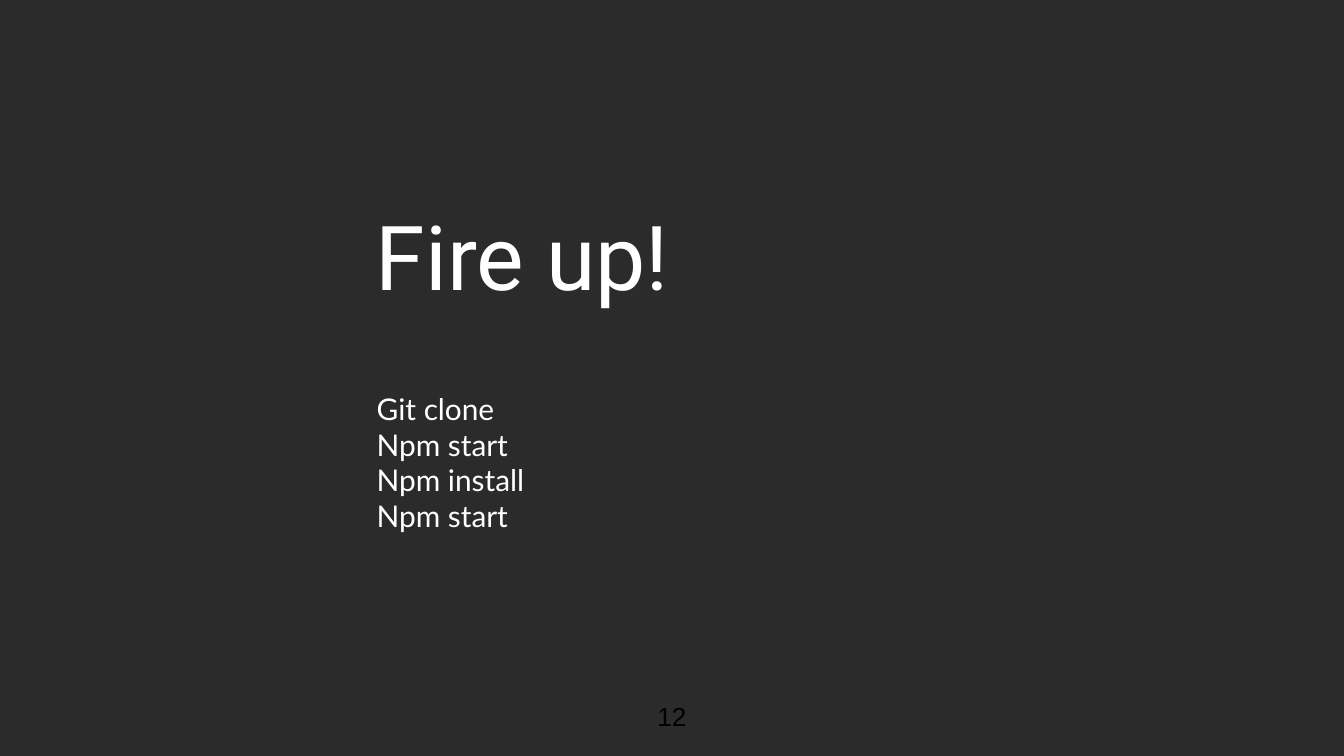
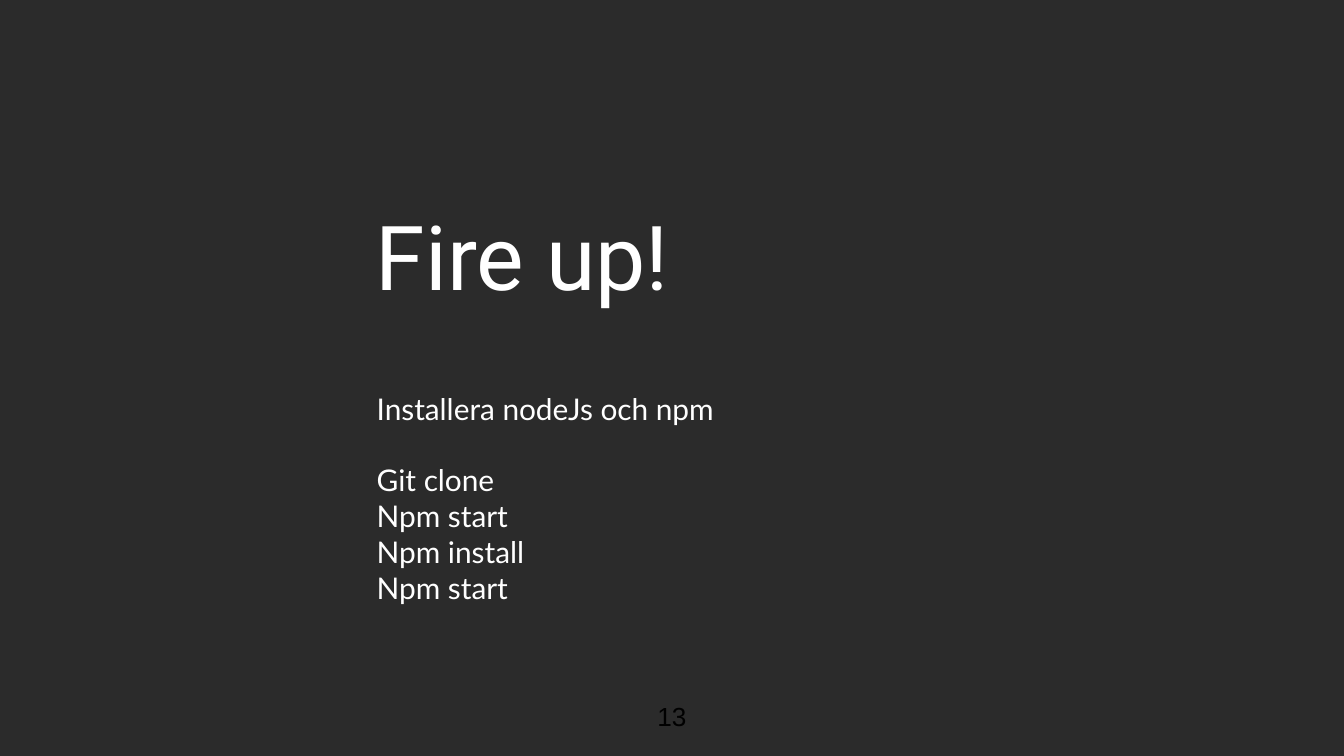
Before and after one commit to Dynabyte/angular-workshop, a slide deck: slide 13 of presentation/presentationAngular.pptx (slide 12 before the commit). Drawn at 1344x756 pixels with LibreOffice and Linux fonts; fonts in the diff are those of the drawing; background and template pictures are left out; a plain dark background stands for a picture behind light text. Boxes give left, top, right and bottom in pixels: in the first picture for what was removed or moved away, otherwise in the second. Text is boxed around its words. In the diff, an @@ line names an element or a change of style, - is before the commit and + after.

```diff
--- a/presentation/presentationAngular.pptx
+++ b/presentation/presentationAngular.pptx
@@ text at bbox=[377, 398, 714, 425]: paragraph added @@
+Installera nodeJs och npm
@@ page number at bbox=[657, 708, 686, 726]: text changed @@
-12
+13
```
Also in this commit, not shown: 7 other slides changed, 7 slides added, 15 slides removed.
